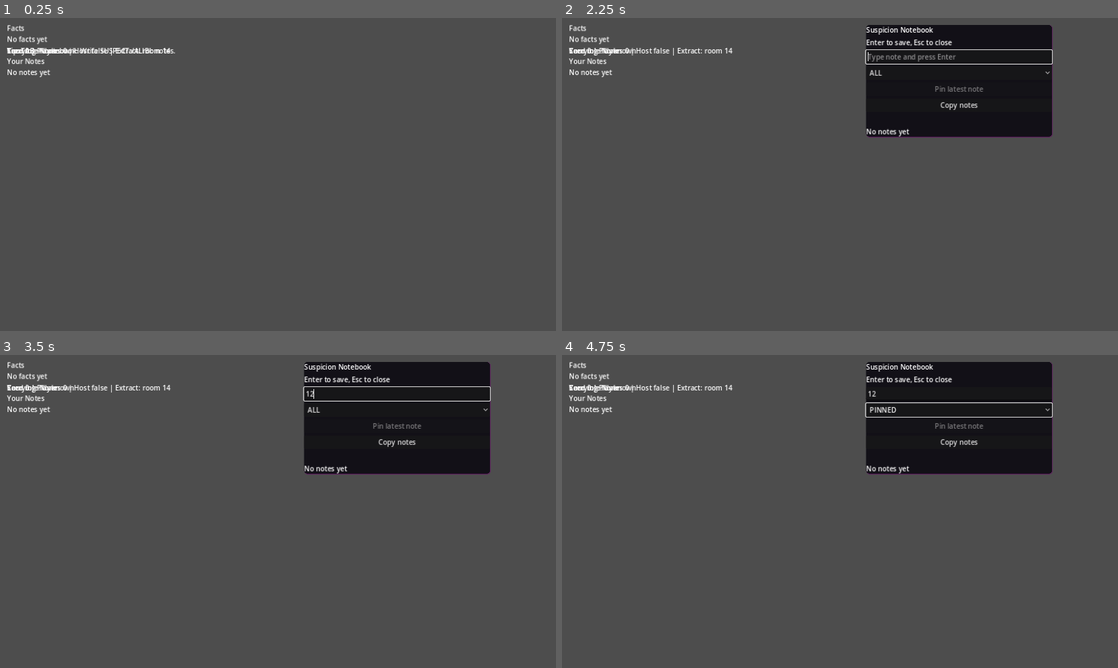
Above: before the commit, frames 1-4 (two rows, left to right).
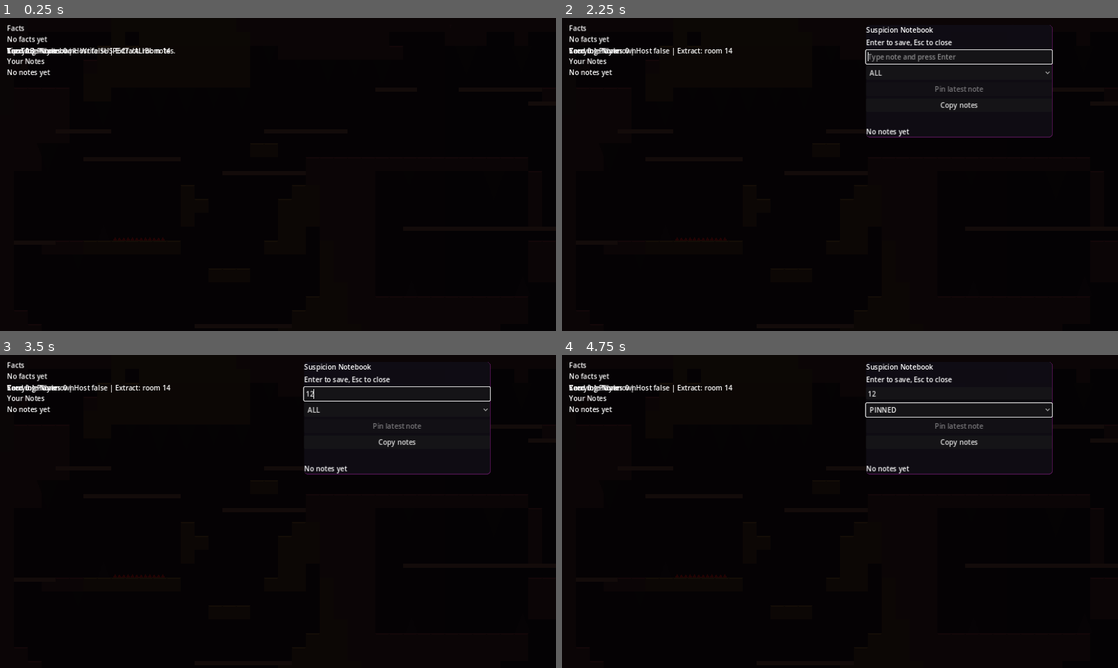
Above: after the commit, the same moments.

Repository: Jordans14/DeductionDelve
Game: Godot game, scene res://scenes/Game.tscn
The game is run twice, just before and just after one commit, with the same random seed, the same clock (stepped at 60 frames per second) and the same inputs. This scene is started directly instead of the project's main scene.
Inputs (mouse positions are in pixels of both pictures, inside the frame that each line leads up to):
- Up to frame 1 (0.25 s): no input
- Up to frame 2 (2.25 s): tap Enter (ui_accept) at 0.5, 0.77, 1.25, 1.52, 2 s; hold X 0.53-1.28 s; hold Right (ui_right) 0.53-2.03 s; tap Tab at 1.35 s; hold Left (ui_left) from 2.03 s (still down); tap N at 2.1 s
- Up to frame 3 (3.5 s): release Left (ui_left) at 2.75 s; click (394, 392) at 2.77 s; type "12" at 2.85 s
- Up to frame 4 (4.75 s): click "ALL" at 3.5 s; click "Copy notes" at 4.25 s

The runs differ from the first frame. In frame 1, 100% of the frame differs, in the area x 0-100%, y 0-100%; in frame 2, 88%; in frame 3, 88%; in frame 4, 88%.
Error before the commit: Parse Error: Cannot infer the type of "left_wall" variable because the value doesn't have a set type. (res://src/gen/room_builder.gd:261)

Commit message:
Fix critical runtime errors: GDScript type inference (var = not :=) and randb->randi for RandomNumberGenerator

Diff:
--- a/godot/src/gen/room_builder.gd
+++ b/godot/src/gen/room_builder.gd
@@ -164,7 +164,7 @@
 		var bx := rng.randi_range(6, GW - 7)
 		var by := rng.randi_range(4, GH - 5)
 		var blen := rng.randi_range(8, 22)
-		var bdir := 1 if rng.randb() else -1
+		var bdir := 1 if (rng.randi() % 2 == 0) else -1
 		for b in range(blen): _carve_circle(grid, bx + b * bdir, by, 3)
 
 func _carve_circle(grid: Array, cx: int, cy: int, radius: int) -> void:
@@ -258,8 +258,8 @@
 			if grid[x][y]:
 				continue  # only care about open cells
 			# Check if neighbors on both sides are too close
-			var left_wall := grid[x-1][y] or grid[x-2][y]
-			var right_wall := grid[x+1][y] or grid[x+2][y]
+			var left_wall = grid[x-1][y] or grid[x-2][y]
+			var right_wall = grid[x+1][y] or grid[x+2][y]
 			if left_wall and right_wall:
 				# Force 2-tile clearance on both sides
 				for dx in range(-2, 3):
@@ -267,8 +267,8 @@
 					if nx > 0 and nx < GW - 1:
 						grid[nx][y] = false
 			# Vertical: check above and below
-			var top_wall := grid[x][y-1] or grid[x][y-2]
-			var bot_wall := grid[x][y+1] or grid[x][y+2]
+			var top_wall = grid[x][y-1] or grid[x][y-2]
+			var bot_wall = grid[x][y+1] or grid[x][y+2]
 			if top_wall and bot_wall:
 				for dy in range(-2, 3):
 					var ny := y + dy
